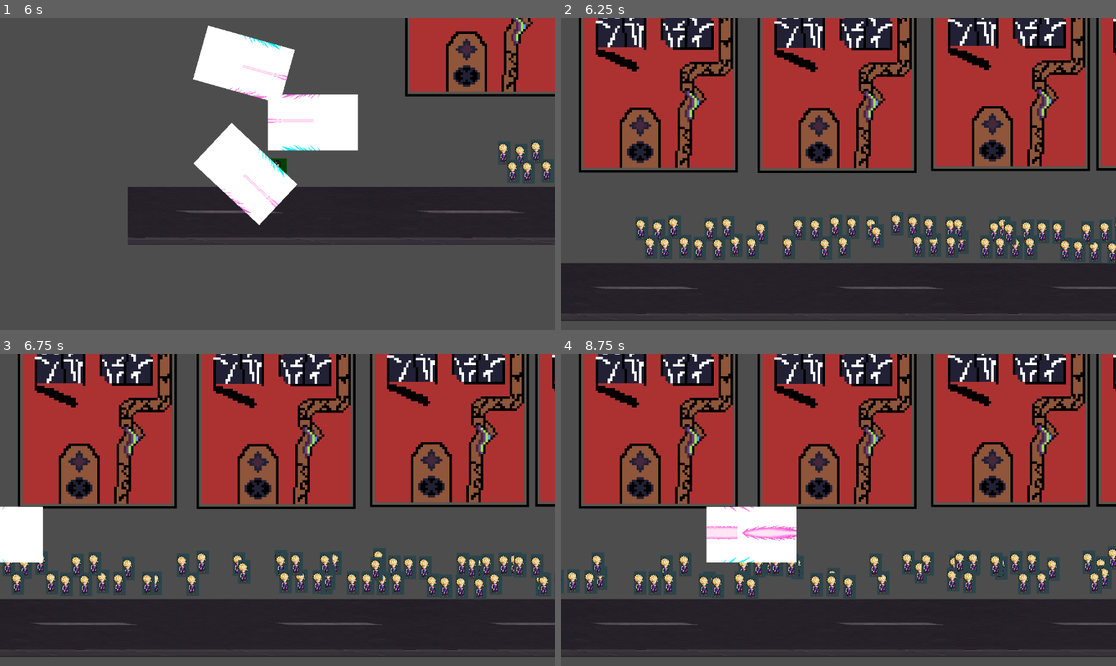
Above: before the commit, frames 1-4 (two rows, left to right).
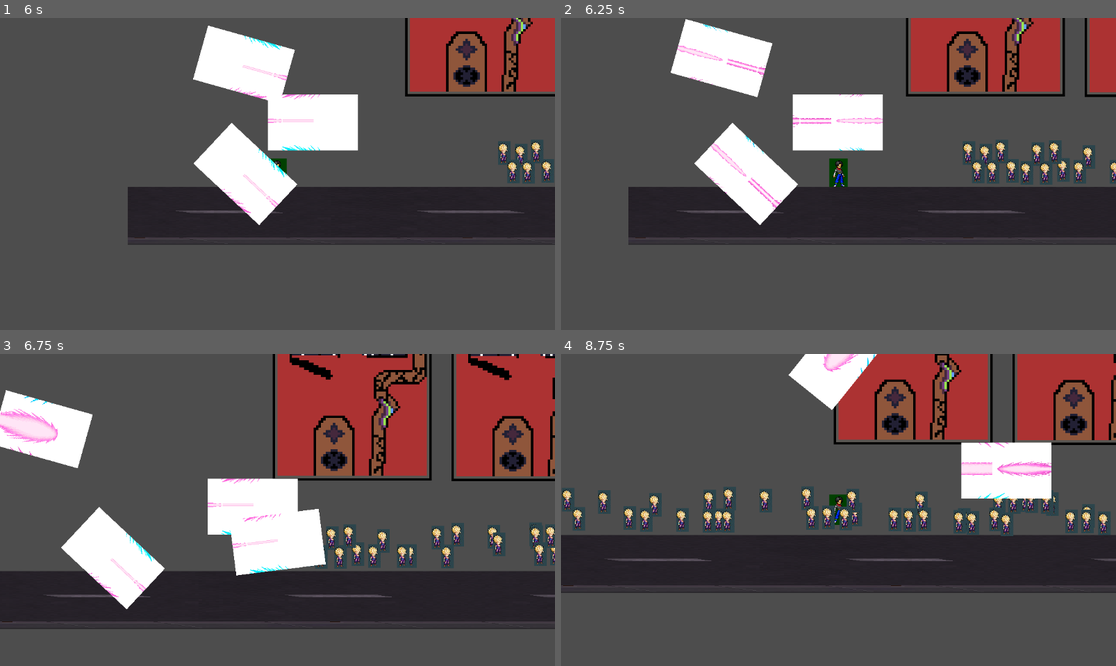
Above: after the commit, the same moments.

Repository: nextgentechteamofficial/Gamedev.js-NGTT--Freiheit-Z
Game: Godot game, scene res://Scenes/city_level.tscn
The game is run twice, just before and just after one commit, with the same random seed, the same clock (stepped at 60 frames per second) and the same inputs.
Inputs (mouse positions are in pixels of both pictures, inside the frame that each line leads up to):
- Up to frame 1 (6 s): move the mouse to (399, 158) at 0.52 s; hold D (Move Right) 0.53-1.28 s; click (399, 158) at 0.6 s; move the mouse to (166, 189) at 1.27 s; hold Down (Move Down) 1.28-2.03 s; click (166, 189) at 1.35 s; move the mouse to (333, 105) at 2.02 s; hold D (Move Right) 2.03-2.78 s; click (333, 105) at 2.1 s; move the mouse to (249, 236) at 2.77 s; hold Up (Move Up) 2.78-3.53 s; click (249, 236) at 2.85 s; move the mouse to (444, 220) at 3.52 s; hold Left (Move Left ) 3.53-5.03 s; click (444, 220) at 3.6 s; move the mouse to (111, 127) at 4.27 s; click (111, 127) at 4.35 s; move the mouse to (305, 174) at 5.02 s; hold Down (Move Down) 5.03-5.78 s; click (305, 174) at 5.1 s; move the mouse to (194, 96) at 5.77 s; hold D (Move Right) from 5.78 s (still down); click (194, 96) at 5.85 s
- Up to frame 2 (6.25 s): keep holding D (Move Right)
- Up to frame 3 (6.75 s): move the mouse to (399, 494) at 6.52 s; release D (Move Right) at 6.53 s; hold Up (Move Up) from 6.53 s (still down); click (399, 494) at 6.6 s
- Up to frame 4 (8.75 s): move the mouse to (727, 525) at 7.27 s; release Up (Move Up) at 7.28 s; hold D (Move Right) 7.28-8.03 s; click (727, 525) at 7.35 s; move the mouse to (894, 441) at 8.02 s; hold Down (Move Down) from 8.03 s (still down); click (894, 441) at 8.1 s

Frame 1 is identical in both runs. In frame 2, 79% of the frame differs, in the area x 0-100%, y 0-98%; in frame 3, 68%; in frame 4, 80%.

Commit message:
projectile attack cost

Diff:
--- a/gamedev.js-freiheit-z/Scenes/projectile.tscn
+++ b/gamedev.js-freiheit-z/Scenes/projectile.tscn
@@ -51,6 +51,7 @@
 [node name="Projectile" type="Area2D" unique_id=1749481696]
 collision_mask = 3
 script = ExtResource("1_k1cl8")
+attack_cost = 5.0
 
 [node name="AnimatedSprite2D" type="AnimatedSprite2D" parent="." unique_id=325098599]
 sprite_frames = SubResource("SpriteFrames_5i1ty")
--- a/gamedev.js-freiheit-z/Scripts/freiheit_z.gd
+++ b/gamedev.js-freiheit-z/Scripts/freiheit_z.gd
@@ -6,15 +6,18 @@
 @onready var ray_cast_2d: RayCast2D = $RayCast2D
 const PROJECTILE = preload("uid://dbnijstff0fso")
 @export var fuel = 100.0
-@export var fuel_usagerate = 20.0
+@export var fuel_usagerate = 2.0
 @onready var timer: Timer = $Timer
-
 
 func aiming(delta: float) -> void:
 	var mouse_pos = get_local_mouse_position()
 	ray_cast_2d.target_position = mouse_pos
 	if (is_shooting()):
 		var blast := PROJECTILE.instantiate()
+		if fuel < blast.attack_cost:
+			blast.free()
+			return
+		fuel -= blast.attack_cost
 		var direction = (get_global_mouse_position() - global_position).normalized()
 		blast.position = global_position
 		blast.global_rotation = direction.angle()
@@ -33,7 +36,7 @@
 
 
 func _physics_process(delta: float) -> void:
-
+	print(fuel)
 	# Get the input direction and handle the movement/deceleration.
 	# As good practice, you should replace UI actions with custom gameplay actions.
 	var direction := Input.get_axis("Move Left ", "Move Right")
@@ -63,7 +66,3 @@
 
 func _on_timer_timeout() -> void:
 	fuel -= fuel_usagerate
-
-func projectile_fueluse() -> void:
-	if PROJECTILE.instantiate():
-		print("-fuel")
--- a/gamedev.js-freiheit-z/Scripts/projectile.gd
+++ b/gamedev.js-freiheit-z/Scripts/projectile.gd
@@ -6,6 +6,7 @@
 @export var timer_time = 1
 @onready var timer: Timer = $Timer
 @export var damage = 50
+@export var attack_cost := 15.0
 
 var has_exploded = false
 # Called when the node enters the scene tree for the first time.
